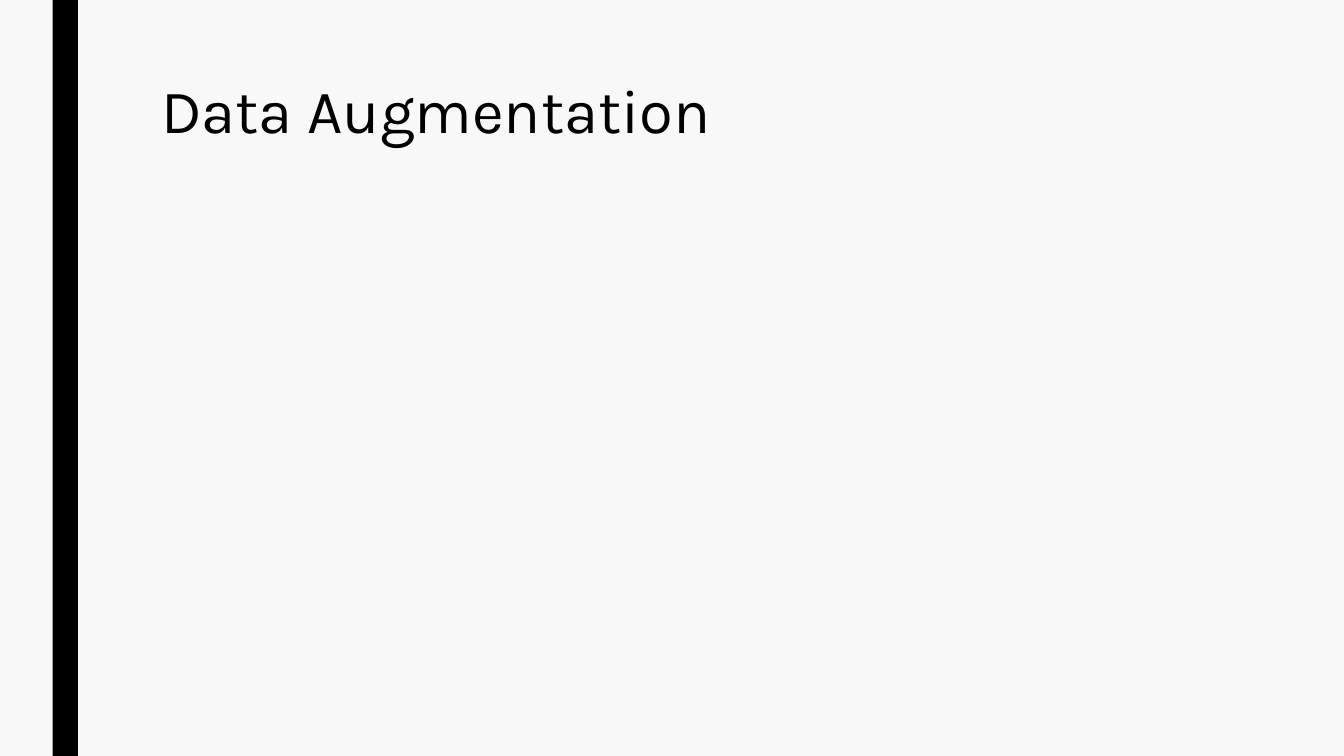
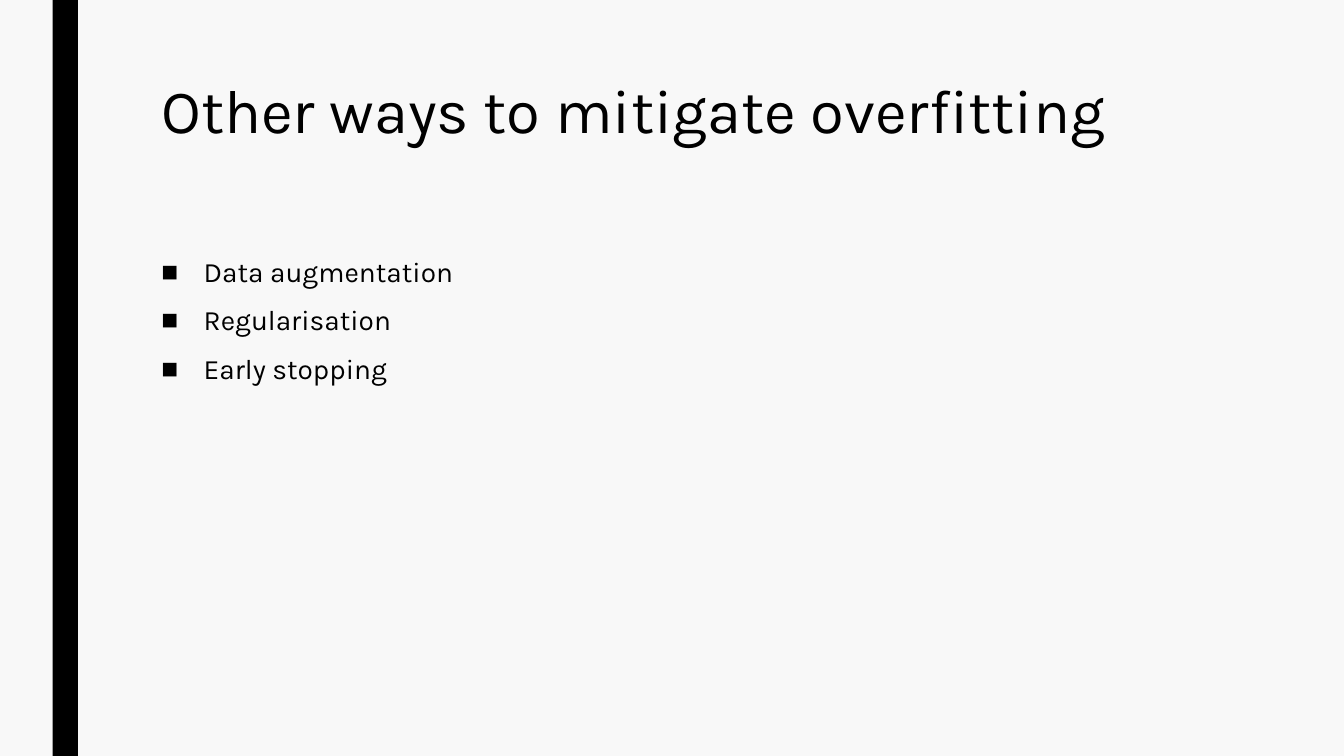
Before and after one commit to amjvl-git/csip-5103-coursework-2025-miloshkii, a slide deck: slide 12 of P2963116/P2963116_ppt.pptx (slide 5 before the commit). Drawn at 1344x756 pixels with LibreOffice and Linux fonts; fonts in the diff are those of the drawing. Boxes give left, top, right and bottom in pixels: in the first picture for what was removed or moved away, otherwise in the second. Text is boxed around its words. In the diff, an @@ line names an element or a change of style, - is before the commit and + after.

```diff
--- a/P2963116/P2963116_ppt.pptx
+++ b/P2963116/P2963116_ppt.pptx
@@ title at [161,90,1105,148]: text changed @@
-Data Augmentation
+Other ways to mitigate overfitting
@@ text added at [204,262,453,386], 20 pt, text #000000 @@
+■ Data augmentation
+■ Regularisation
+■ Early stopping
```
Also in this commit, not shown: 3 other slides changed, 7 slides added, 4 slides removed.
